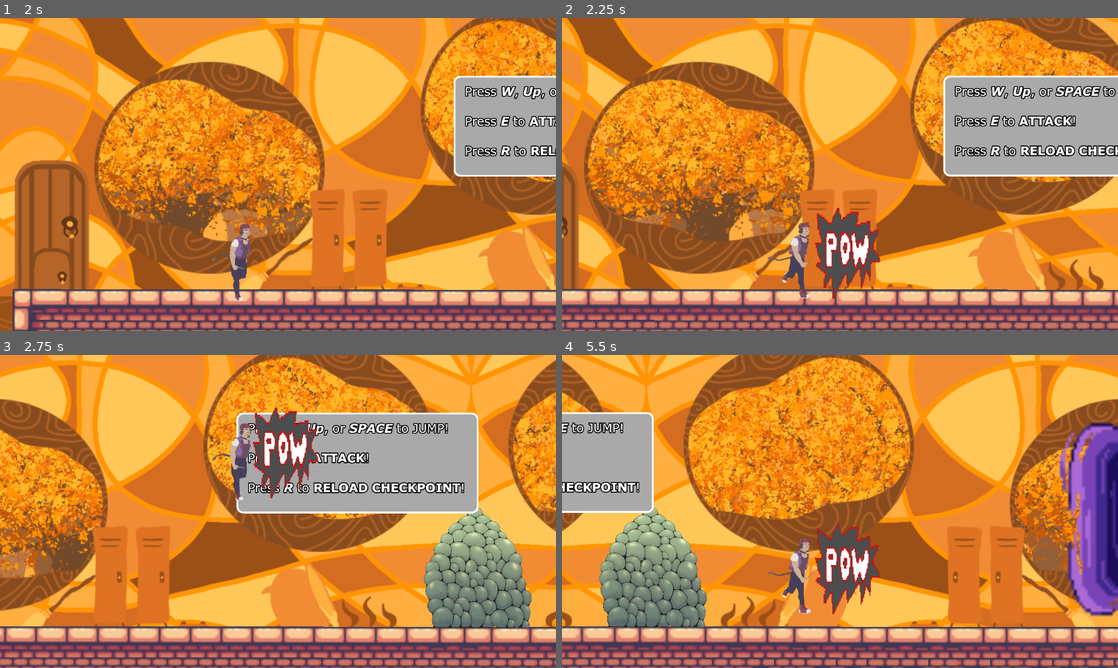
Above: before the commit, frames 1-4 (two rows, left to right).
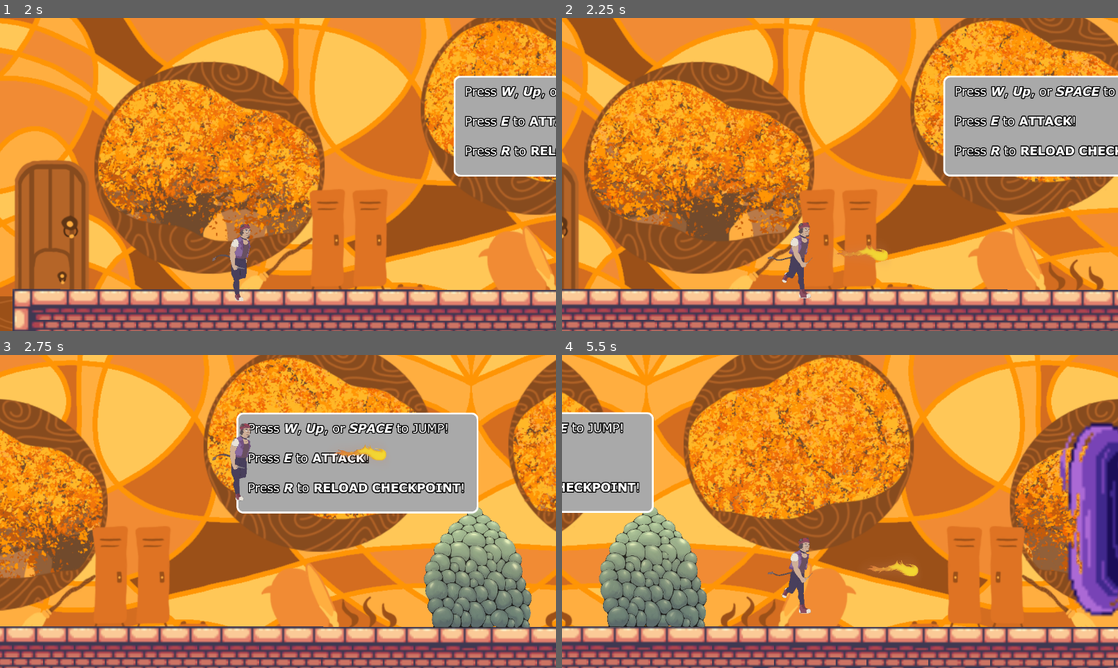
Above: after the commit, the same moments.

Repository: MetaToshi/dimension-hopping-oceans-9
Game: Godot game, scene res://Scripts + Scenes/main_menu.tscn
Two runs of this game, one before a commit and one after it. Both use one fixed random seed, a clock stepped at 60 frames per second and the inputs below.
Inputs:
- Up to frame 1 (2 s): click "Start" at 0.5 s; click "After Cutscene, Click here to…" at 1.25 s
- Up to frame 2 (2.25 s): tap E (attack) at 2.1 s
- Up to frame 3 (2.75 s): tap Up (jump) at 2.27 s
- Up to frame 4 (5.5 s): tap E (attack) every 0.75 s from 2.85 to 5.1 s; tap Up (jump) at 3.02, 4.52, 5.27 s

Frame 1 is identical in both runs. In frame 2, 2.1% of the frame differs, in the area x 45-59%, y 60-90%; in frame 3, 2.3%, in the area x 45-70%, y 16-46%; in frame 4, 2.3%.

Commit message:
Added correct attack to player

Diff:
--- a/Collage Dimension Hopping 170 game/Characters/player.gd
+++ b/Collage Dimension Hopping 170 game/Characters/player.gd
@@ -59,6 +59,8 @@
 		$PLAYERDIM1.visible = false
 		$PLAYERDIM2.visible = true
 		$PLAYERDIM3.visible = false
+		$Attacking/D1Attack.visible = false
+		$Attacking/D2Attack.visible = true
 		$ParallaxBackgroundDIM1.visible = false
 		$ParallaxBackgroundDIM2.visible = true
 		$DIM1BGMUSIC.stop()
@@ -74,6 +76,8 @@
 		$PLAYERDIM1.visible = false
 		$PLAYERDIM2.visible = false
 		$PLAYERDIM3.visible = true
+		$Attacking/D2Attack.visible = false
+		$Attacking/D3Attack.visible = true
 		$ParallaxBackgroundDIM1.visible = false
 		$ParallaxBackgroundDIM2.visible = false
 		$DIM2BGMUSIC.stop()
@@ -99,9 +103,13 @@
 	if area.is_in_group("breakable"):
 		var k = area.get_owner()
 		k.queue_free()
+		$Attacking.set_deferred("visible", false)
+		$Attacking/CollisionShape2D.set_deferred("disabled", true)
 	if area.is_in_group("enemy"):
 		var k = area.get_owner()
 		k.queue_free()
+		$Attacking.set_deferred("visible", false)
+		$Attacking/CollisionShape2D.set_deferred("disabled", true)
 	pass
 
 
--- a/Collage Dimension Hopping 170 game/Characters/player.tscn
+++ b/Collage Dimension Hopping 170 game/Characters/player.tscn
@@ -1,12 +1,14 @@
-[gd_scene load_steps=19 format=3 uid="uid://u7bk8tq3cpps"]
+[gd_scene load_steps=21 format=3 uid="uid://u7bk8tq3cpps"]
 
 [ext_resource type="Script" path="res://Characters/player.gd" id="1_ivrrq"]
 [ext_resource type="Texture2D" uid="uid://baooji15uma6k" path="res://TestAssets/sidescroller.png" id="1_lcqtm"]
-[ext_resource type="Texture2D" uid="uid://cmbc6w6abiqk6" path="res://TestAssets/POW.png" id="2_6l0jw"]
 [ext_resource type="Texture2D" uid="uid://cogmlg0hf22r4" path="res://Assets/BeanieDim1Run.png" id="2_c30si"]
 [ext_resource type="Texture2D" uid="uid://5ojhh5dy6ng5" path="res://Assets/Beanie_D2_run_spritesheet.png" id="3_kwpe3"]
 [ext_resource type="Texture2D" uid="uid://q61lnilfiey6" path="res://Assets/Beanie_D3_spritesheet.png" id="4_7ephr"]
+[ext_resource type="Texture2D" uid="uid://yokixc18lvyu" path="res://Assets/firebolt.png" id="6_t0l4p"]
 [ext_resource type="AudioStream" uid="uid://dxyqgi68bne8j" path="res://Audio/Fire_Spell.wav" id="7_bilur"]
+[ext_resource type="Texture2D" uid="uid://dgi4rcwjo85vm" path="res://Assets/d2arrow.png" id="7_owupa"]
+[ext_resource type="Texture2D" uid="uid://b8d088yi1cq2s" path="res://Assets/arrow.png" id="8_folax"]
 [ext_resource type="AudioStream" uid="uid://co08x8y6y2d45" path="res://Audio/Dimension_1_BGM_v1.wav" id="8_p0i4q"]
 [ext_resource type="AudioStream" uid="uid://dsdfqu6pv75vw" path="res://Audio/Dimension_2_BGM.wav" id="9_mpgmt"]
 [ext_resource type="AudioStream" uid="uid://cgmueungf2qdj" path="res://Audio/ARTG_170_Jam_2_Dimension_3_BGM_v1.wav" id="10_ihi1b"]
@@ -84,14 +86,14 @@
 tracks/2/type = "value"
 tracks/2/imported = false
 tracks/2/enabled = true
-tracks/2/path = NodePath("Attacking/Sprite2D:visible")
+tracks/2/path = NodePath("Attacking:position")
 tracks/2/interp = 1
 tracks/2/loop_wrap = true
 tracks/2/keys = {
-"times": PackedFloat32Array(0, 0.1, 0.8),
-"transitions": PackedFloat32Array(1, 1, 1),
-"update": 1,
-"values": [false, true, false]
+"times": PackedFloat32Array(0, 0.8),
+"transitions": PackedFloat32Array(1, 1),
+"update": 0,
+"values": [Vector2(0, 0), Vector2(200, 2.08165e-12)]
 }
 
 [sub_resource type="Animation" id="Animation_t07e7"]
@@ -147,7 +149,7 @@
 }
 
 [sub_resource type="RectangleShape2D" id="RectangleShape2D_p4v4o"]
-size = Vector2(139, 199)
+size = Vector2(113, 39)
 
 [sub_resource type="CapsuleShape2D" id="CapsuleShape2D_46s2u"]
 radius = 14.0
@@ -209,16 +211,28 @@
 [node name="Attacking" type="Area2D" parent="." groups=["player"]]
 visible = false
 
-[node name="Sprite2D" type="Sprite2D" parent="Attacking"]
-visible = false
-position = Vector2(101, -26.5)
-scale = Vector2(0.181818, 0.375926)
-texture = ExtResource("2_6l0jw")
-
 [node name="CollisionShape2D" type="CollisionShape2D" parent="Attacking"]
-position = Vector2(98.5, -22.5)
+position = Vector2(104.5, -27.5)
 shape = SubResource("RectangleShape2D_p4v4o")
 disabled = true
+
+[node name="D1Attack" type="Sprite2D" parent="Attacking"]
+position = Vector2(100, -20)
+rotation = 4.71239
+scale = Vector2(0.08, 0.08)
+texture = ExtResource("6_t0l4p")
+
+[node name="D2Attack" type="Sprite2D" parent="Attacking"]
+visible = false
+position = Vector2(100, -25)
+scale = Vector2(0.35, 0.35)
+texture = ExtResource("7_owupa")
+
+[node name="D3Attack" type="Sprite2D" parent="Attacking"]
+visible = false
+position = Vector2(110, -25)
+scale = Vector2(5, 5)
+texture = ExtResource("8_folax")
 
 [node name="CollisionShape2D" type="CollisionShape2D" parent="."]
 position = Vector2(2.08165e-12, 5)
--- a/Collage Dimension Hopping 170 game/project.godot
+++ b/Collage Dimension Hopping 170 game/project.godot
@@ -12,7 +12,7 @@
 
 config/name="Collage Dimensional Hopping"
 run/main_scene="res://Scripts + Scenes/main_menu.tscn"
-config/features=PackedStringArray("4.1", "GL Compatibility")
+config/features=PackedStringArray("4.0", "GL Compatibility")
 config/icon="res://icon.svg"
 
 [display]
Binary file added: Collage Dimension Hopping 170 game/Assets/arrow.png
Not shown, added: Collage Dimension Hopping 170 game/Assets/arrow.png.import
Binary file added: Collage Dimension Hopping 170 game/Assets/d2arrow.png
Not shown, added: Collage Dimension Hopping 170 game/Assets/d2arrow.png.import
Not shown: 1 places in Collage Dimension Hopping 170 game/mainscene.tscn that only renumber resources
